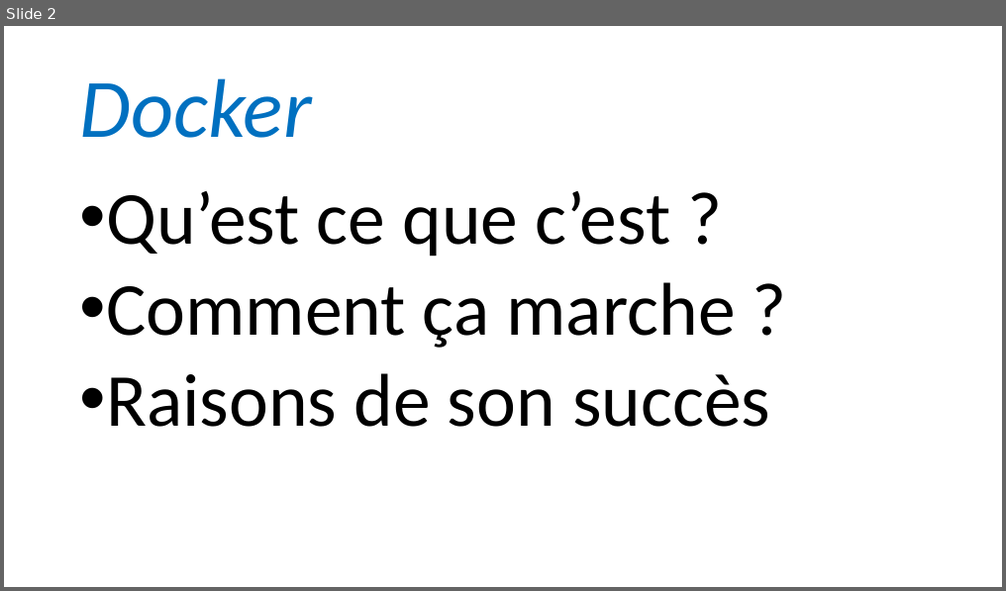
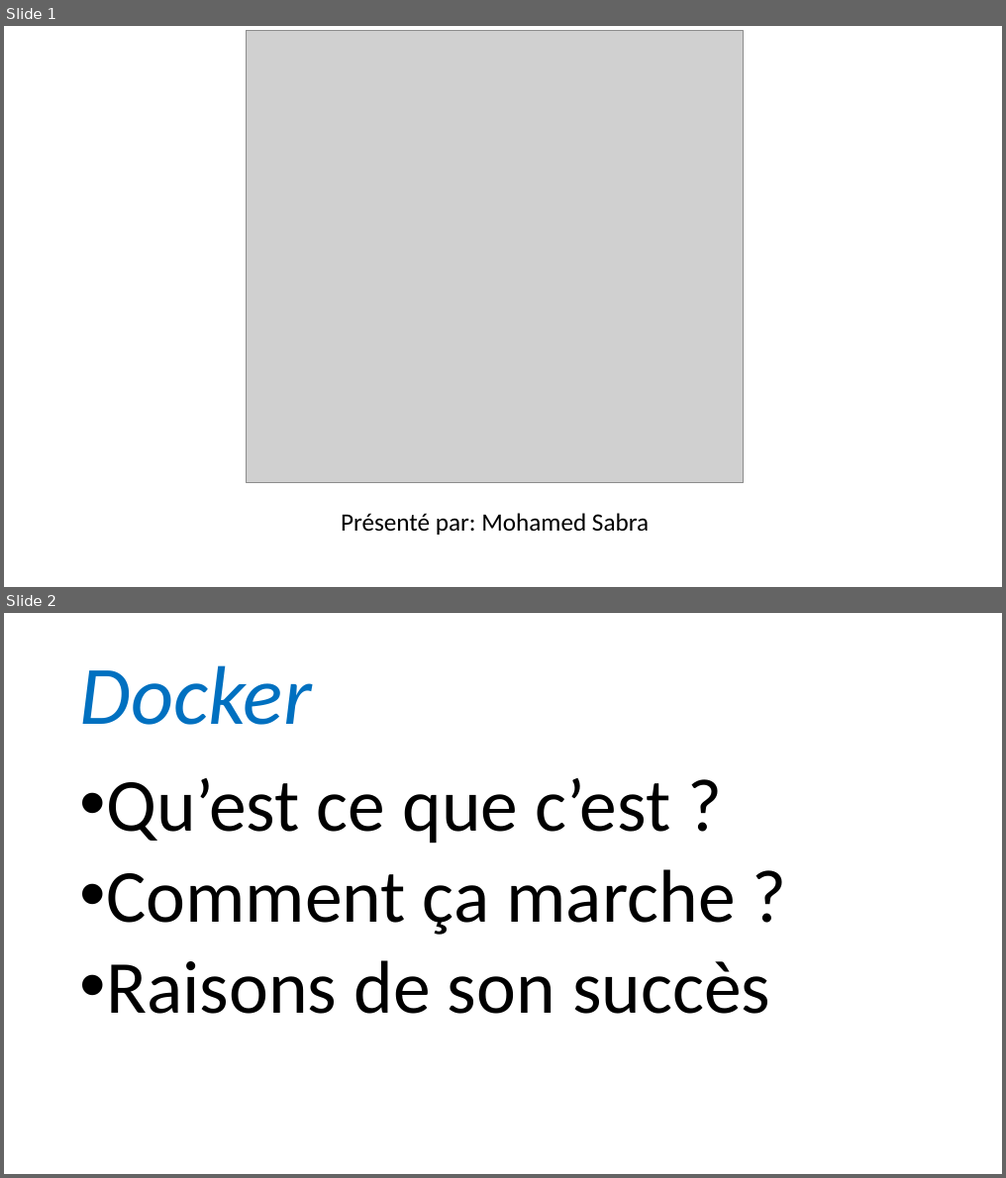
Before and after one commit to mohamadsabra/GLG203, a slide deck: Présentation.pptx. Shown one above the other, each under a label of ours: slide 2 before the commit, slides 1 and 2 after it. The pictures are 1006x591 and 1006x1178 pixels, drawn with LibreOffice and Linux fonts; fonts in the diff are those of the drawing; grey boxes stand for pictures. Boxes give left, top, right and bottom in pixels: in the first picture for what was removed or moved away, otherwise in the second. Text is boxed around its words. In the diff, an @@ line names an element or a change of style, - is before the commit and + after.

```diff
--- a/Présentation.pptx
+++ b/Présentation.pptx
@@ slide 1 added at <box>4,26,1002,587</box>, background #FFFFFF @@
@@ picture added at <box>247,31,744,483</box> @@
@@ subtitle added at <box>341,513,648,535</box>, 24 pt, text #000000 @@
+Présenté par: Mohamed Sabra
```
Also in this commit, not shown: 1 slide removed.
